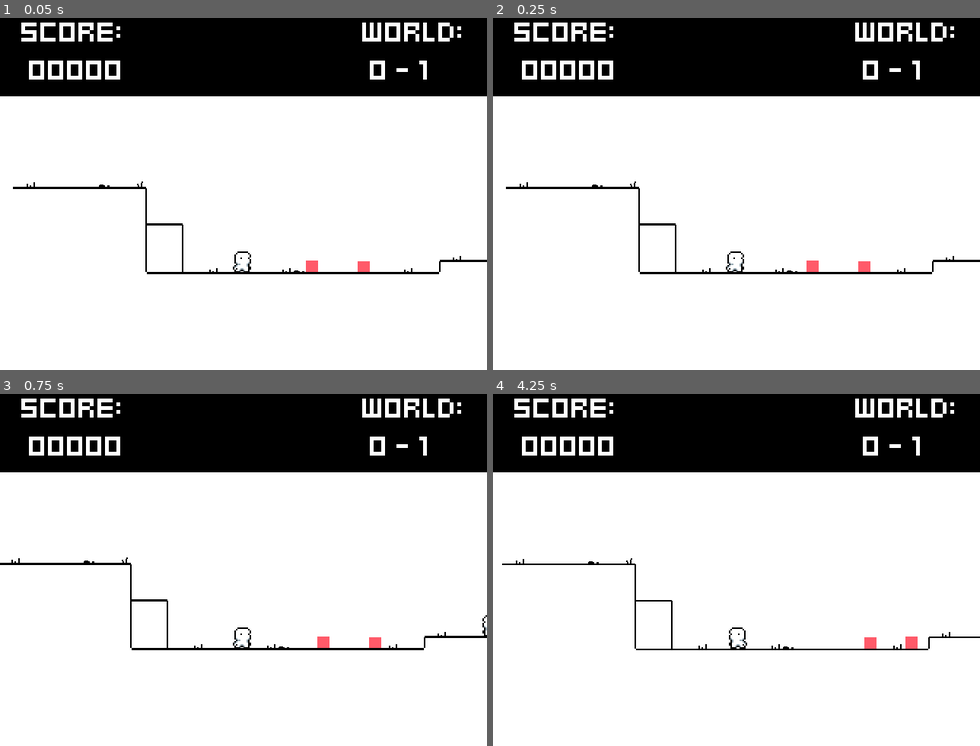
Above: before the commit, frames 1-4 (two rows, left to right).
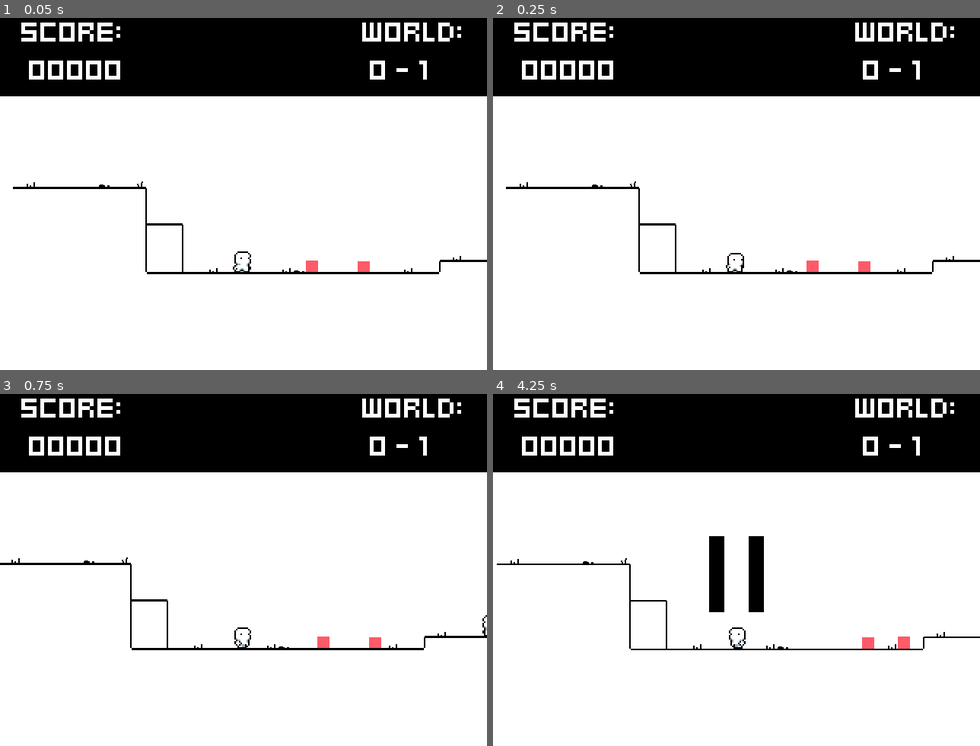
Above: after the commit, the same moments.

Repository: Schweem/AltPlatformMovement
Game: Godot game, scene res://scenes/maps/mainScene.tscn
Same seed, same stepped clock (60 frames per second), same inputs: the game is played once before the commit and once after it.
Inputs:
- Up to frame 1 (0.05 s): no input
- Up to frame 2 (0.25 s): no input
- Up to frame 3 (0.75 s): hold Right (ui_right) from 0.53 s (still down); tap Z (interact) at 0.6 s
- Up to frame 4 (4.25 s): release Right (ui_right) at 1.28 s; hold Down (ui_down) 1.28-2.03 s; tap Z (interact) every 0.75 s from 1.35 to 3.6 s; hold Right (ui_right) 2.03-2.78 s; hold Up (ui_up) 2.78-3.53 s; hold Left (ui_left) from 3.53 s (still down); tap Escape (pause, bound only after the commit) at 4.15 s

Frame 1 is identical in both runs. In frame 2, less than 0.1% of the frame differs, in the area x 47-52%, y 66-72%; in frame 3, less than 0.1%; in frame 4, 1.9%, in the area x 0-94%, y 40-73%.

Commit message:
walk, idle animations + pause game
small update, work slowed down due to starting WORK. Will get better at updating during the week

Diff:
--- a/floatTesting/project.godot
+++ b/floatTesting/project.godot
@@ -28,6 +28,11 @@
 "events": [Object(InputEventKey,"resource_local_to_scene":false,"resource_name":"","device":-1,"window_id":0,"alt_pressed":false,"shift_pressed":false,"ctrl_pressed":false,"meta_pressed":false,"pressed":false,"keycode":0,"physical_keycode":90,"key_label":0,"unicode":122,"echo":false,"script":null)
 ]
 }
+pause={
+"deadzone": 0.5,
+"events": [Object(InputEventKey,"resource_local_to_scene":false,"resource_name":"","device":-1,"window_id":0,"alt_pressed":false,"shift_pressed":false,"ctrl_pressed":false,"meta_pressed":false,"pressed":false,"keycode":0,"physical_keycode":4194305,"key_label":0,"unicode":0,"echo":false,"script":null)
+]
+}
 
 [rendering]
 
--- a/floatTesting/scenes/mainPlayer.tscn
+++ b/floatTesting/scenes/mainPlayer.tscn
@@ -1,9 +1,11 @@
-[gd_scene load_steps=8 format=3 uid="uid://gynfq7upfxek"]
+[gd_scene load_steps=10 format=3 uid="uid://gynfq7upfxek"]
 
 [ext_resource type="Script" path="res://scripts/playerController.gd" id="1_c4xo6"]
 [ext_resource type="FontFile" uid="uid://b0mmbac6tyew6" path="res://Kenney Mini Square.ttf" id="2_fprvs"]
 [ext_resource type="Texture2D" uid="uid://clftk8qjvpur2" path="res://sprites/playerCharacter.png" id="2_g2e5p"]
 [ext_resource type="Script" path="res://scripts/cameraController.gd" id="2_yppjg"]
+[ext_resource type="Texture2D" uid="uid://rr0qv50ms10t" path="res://sprites/playerIdle2.png" id="4_5y1ek"]
+[ext_resource type="Texture2D" uid="uid://c4adiijsk8t68" path="res://sprites/playerStep2.png" id="4_crmuy"]
 [ext_resource type="Texture2D" uid="uid://cdcxjkud3x20n" path="res://sprites/interactionMarker.png" id="6_5blhr"]
 
 [sub_resource type="RectangleShape2D" id="RectangleShape2D_7rh1f"]
@@ -14,10 +16,24 @@
 "frames": [{
 "duration": 1.0,
 "texture": ExtResource("2_g2e5p")
+}, {
+"duration": 1.0,
+"texture": ExtResource("4_5y1ek")
 }],
 "loop": true,
 "name": &"idle",
-"speed": 5.0
+"speed": 4.0
+}, {
+"frames": [{
+"duration": 1.0,
+"texture": ExtResource("4_crmuy")
+}, {
+"duration": 1.0,
+"texture": ExtResource("2_g2e5p")
+}],
+"loop": true,
+"name": &"walk",
+"speed": 4.0
 }]
 
 [node name="playerAnchor" type="Node2D" groups=["player"]]
@@ -47,6 +63,7 @@
 texture_filter = 1
 sprite_frames = SubResource("SpriteFrames_0nhd1")
 animation = &"idle"
+frame_progress = 0.292908
 
 [node name="wallCast" type="RayCast2D" parent="CharacterBody2D"]
 target_position = Vector2(10, 0)
--- a/floatTesting/scenes/uiController.tscn
+++ b/floatTesting/scenes/uiController.tscn
@@ -67,3 +67,22 @@
 theme_override_fonts/normal_font = ExtResource("1_xi8wu")
 theme_override_font_sizes/normal_font_size = 29
 text = "loreum ipsum somethin something so. "
+
+[node name="pause" type="Node2D" parent="."]
+visible = false
+
+[node name="ColorRect" type="ColorRect" parent="pause"]
+offset_left = -36.0
+offset_top = -132.0
+offset_right = -16.0
+offset_bottom = -32.0
+color = Color(0, 0, 0, 1)
+
+[node name="ColorRect2" type="ColorRect" parent="pause"]
+offset_left = 16.0
+offset_top = -132.0
+offset_right = 36.0
+offset_bottom = -32.0
+color = Color(0, 0, 0, 1)
+
+[connection signal="togglePause" from="." to="." method="_on_toggle_pause"]
--- a/floatTesting/scripts/playerController.gd
+++ b/floatTesting/scripts/playerController.gd
@@ -23,6 +23,7 @@
 var grounded : bool = false
 var theGround : float = 0
 var jumpReady : bool  = false
+var moving : bool = false
 
 #constants
 const SPEED : float = 100.0
@@ -46,6 +47,8 @@
 	assert(wallMark) #ensure link to wall check
 	assert(topCol)
 	assert(botCol)
+
+	sprite.play("idle")
 
 	if topCol:
 		initializeColArray()
@@ -69,6 +72,7 @@
 
 
 func _physics_process(delta):
+	animate()
 	move(delta) # movement handler
 	checkUpCol() # check for collisions above
 	checkDownCol() #check for the floor
@@ -105,12 +109,19 @@
 	if wallMark.is_colliding():
 		if wallMark.get_collider != null:
 			if wallMark.get_collider().is_in_group("walls"):
+				sprite.play("idle")
 				return
 		else:
 			pass
 	else:
 		# move the world
 		worldSpace.position.x += -dir * SPEED * delta
+
+func animate():
+	if dir != 0:
+		sprite.play("walk")
+	if dir == 0:
+		sprite.play("idle")
 
 # func -- jump
 # args -- jump position, delta from physics proccess
--- a/floatTesting/scripts/uiController.gd
+++ b/floatTesting/scripts/uiController.gd
@@ -28,8 +28,14 @@
 @onready var dialougeBox : ColorRect = $lowerMargin
 var canInteract : bool
 
+signal togglePause
+@onready var pauseIcon : Node2D = $pause
+
 # Called when the node enters the scene tree for the first time.
 func _ready():
+	process_mode = Node.PROCESS_MODE_ALWAYS # so we can do pause menu
+	pauseIcon.visible = false
+
 	#UI
 	scoreLabel.text = "SCORE:\n %05d" % [score]
 	levelLabel.text = "WORLD:\n %d - %d" % [level, region]
@@ -42,6 +48,9 @@
 # Called every frame. 'delta' is the elapsed time since the previous frame.
 func _process(delta):
 	updateUI()
+
+	if Input.is_action_just_pressed("pause"):
+		togglePause.emit()
 
 	if canInteract:
 		if Input.is_action_just_pressed("interact") and !talking: #activate out here kill it inside
@@ -124,3 +133,8 @@
 	speaker.pop() # pop current color off the stack for next assignment
 	speaker.remove_paragraph(0) # clean speaker
 	body.remove_paragraph(0) # clean body text
+
+
+func _on_toggle_pause():
+	pauseIcon.visible = !pauseIcon.visible
+	get_tree().paused = !get_tree().paused
Binary file added: floatTesting/sprites/playerIdle2.png
Not shown, added: floatTesting/sprites/playerIdle2.png.import
Binary file added: floatTesting/sprites/playerStep2.png
Not shown, added: floatTesting/sprites/playerStep2.png.import
